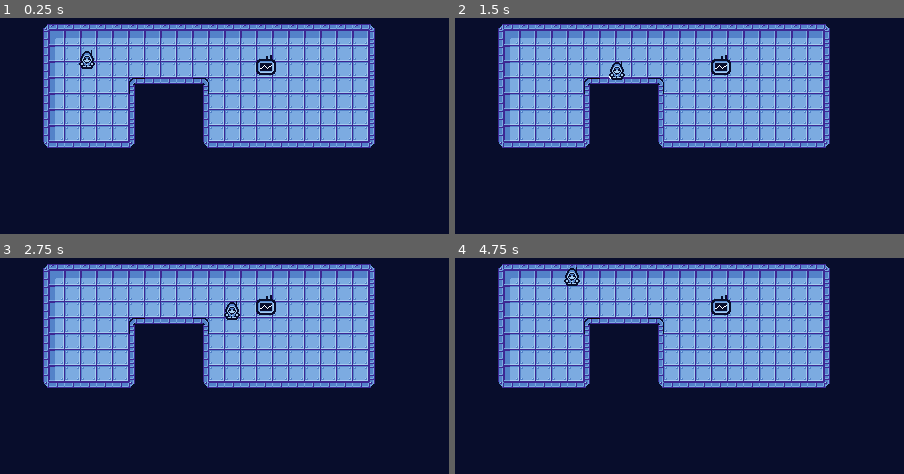
Above: before the commit, frames 1-4 (two rows, left to right).
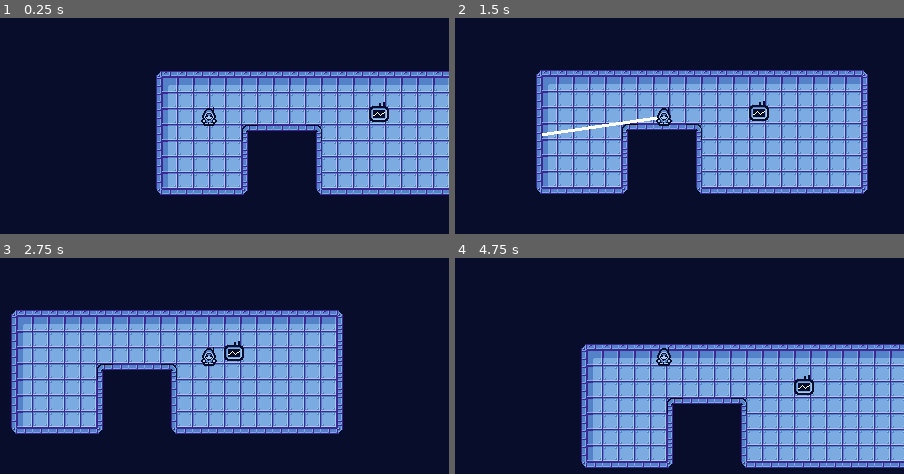
Above: after the commit, the same moments.

Repository: tygutowski/devlup-justpickone
Game: Godot game, scene res://Scenes/Game.tscn
The game is run twice, just before and just after one commit, with the same random seed, the same clock (stepped at 60 frames per second) and the same inputs.
Inputs (mouse positions are in pixels of both pictures, inside the frame that each line leads up to):
- Up to frame 1 (0.25 s): no input
- Up to frame 2 (1.5 s): tap Enter at 0.5 s; move the mouse to (769, 104) at 0.52 s; hold D (right) 0.53-1.28 s; click (769, 104) at 0.6 s; move the mouse to (567, 130) at 1.27 s; hold S (down) from 1.28 s (still down); click (567, 130) at 1.35 s
- Up to frame 3 (2.75 s): tap Space at 2 s; move the mouse to (255, 296) at 2.02 s; release S (down) at 2.03 s; hold D (right) from 2.03 s (still down); click (255, 296) at 2.1 s
- Up to frame 4 (4.75 s): move the mouse to (639, 411) at 2.77 s; release D (right) at 2.78 s; hold W (up) 2.78-3.53 s; click (639, 411) at 2.85 s; tap Enter at 3.5 s; move the mouse to (809, 398) at 3.52 s; hold A (left) from 3.53 s (still down); click (809, 398) at 3.6 s; move the mouse to (517, 316) at 4.27 s; click (517, 316) at 4.35 s

The runs differ from the first frame. In frame 1, 52% of the frame differs, in the area x 9-100%, y 2-82%; in frame 2, 51%; in frame 3, 47%; in frame 4, 63%, in the area x 9-100%, y 2-98%.

Commit message:
Added camera to player. Added shaking effect to camera. Just call $ShakeCamera2D.small_shake() (or get a reference to the player's ShakeCamera2D by any other mean) and call the small_shake() method.

Diff:
--- a/Scenes/Game.tscn
+++ b/Scenes/Game.tscn
@@ -112,8 +112,8 @@
 format = 2
 layer_0/tile_data = PackedInt32Array(131079, 65536, 0, 131080, 65536, 0, 131081, 65536, 0, 131082, 65536, 0, 131083, 65 …(3341 unchanged characters)…
 
-[node name="CharacterBody2d" parent="." instance=ExtResource("2_gfv0v")]
-position = Vector2(118, 78)
+[node name="Player" parent="." instance=ExtResource("2_gfv0v")]
+position = Vector2(127, 88)
 
 [node name="Area2d" parent="." instance=ExtResource("3_vwyqw")]
 position = Vector2(297, 85)
--- a/Scenes/Player.tscn
+++ b/Scenes/Player.tscn
@@ -1,7 +1,8 @@
-[gd_scene load_steps=25 format=3 uid="uid://dld6cm7dvh155"]
+[gd_scene load_steps=26 format=3 uid="uid://dld6cm7dvh155"]
 
 [ext_resource type="Script" path="res://Scripts/Player.gd" id="1_6icgm"]
 [ext_resource type="Texture2D" uid="uid://cys86rdms2uef" path="res://Sprites/character.png" id="1_dxjkm"]
+[ext_resource type="PackedScene" uid="uid://ch4sodhjvtqn7" path="res://Scenes/ShakeCamera2D.tscn" id="3_r2bnf"]
 
 [sub_resource type="RectangleShape2D" id="RectangleShape2D_n0rya"]
 size = Vector2(12, 14)
@@ -226,7 +227,7 @@
 nodes/walking_up/position = Vector2(-200, 220)
 node_connections = [&"output", 0, &"idle_or_walking", &"direction_idle", 0, &"idle_up", &"direction_idle", 1, &"idle_do …(331 unchanged characters)…
 
-[node name="CharacterBody2d" type="CharacterBody2D" groups=["player"]]
+[node name="Player" type="CharacterBody2D" groups=["player"]]
 z_index = 1
 script = ExtResource("1_6icgm")
 
@@ -251,3 +252,6 @@
 parameters/direction_idle/current = 1
 parameters/direction_walking/current = 1
 parameters/idle_or_walking/current = 0
+
+[node name="ShakeCamera2D" parent="." instance=ExtResource("3_r2bnf")]
+current = true
--- /dev/null
+++ b/Scenes/ShakeCamera2D.gd
@@ -0,0 +1,53 @@
+class_name ShakeCamera2D
+extends Camera2D
+
+const TRANS := Tween.TRANS_SINE
+const EASE := Tween.EASE_IN_OUT
+
+var is_shaking := false
+var amplitude := 0
+
+@onready var tween := create_tween()
+
+
+func small_shake() -> void:
+	_start(0.1, 15, 4)
+
+func medium_shake() -> void:
+	_start(0.1, 20, 5)
+
+func _start(duration := 0.2, frequency := 15, amplitude := 16):
+	if is_shaking:
+		_on_duration_timeout()
+
+	print("SHAKING CAMERA")
+	is_shaking = true
+
+	self.amplitude = amplitude
+
+	$Duration.wait_time = duration
+	$Frequency.wait_time = duration / float(frequency)
+	$Duration.start()
+	$Frequency.start()
+
+	_new_shake()
+
+func _new_shake():
+	print("NEW SHAKE")
+	var rand := Vector2(
+		randf_range(-amplitude, amplitude),
+		randf_range(-amplitude, amplitude)
+	)
+
+	print(offset)
+	create_tween().tween_property(self, "offset", rand, $Frequency.wait_time)
+	print(offset)
+
+func _reset():
+	print("RESET")
+	create_tween().tween_property(self, "offset", Vector2.ZERO, $Frequency.wait_time)
+
+
+func _on_duration_timeout():
+	_reset()
+	$Frequency.stop()
--- /dev/null
+++ b/Scenes/ShakeCamera2D.tscn
@@ -0,0 +1,14 @@
+[gd_scene load_steps=2 format=3 uid="uid://ch4sodhjvtqn7"]
+
+[ext_resource type="Script" path="res://Scenes/ShakeCamera2D.gd" id="1_wbjdt"]
+
+[node name="ShakeCamera2D" type="Camera2D"]
+script = ExtResource("1_wbjdt")
+
+[node name="Frequency" type="Timer" parent="."]
+
+[node name="Duration" type="Timer" parent="."]
+one_shot = true
+
+[connection signal="timeout" from="Frequency" to="." method="_new_shake"]
+[connection signal="timeout" from="Duration" to="." method="_on_duration_timeout"]
--- a/Scenes/ui/main_menu.tscn
+++ b/Scenes/ui/main_menu.tscn
@@ -15,7 +15,6 @@
 nextScene = ExtResource("2_645k7")
 
 [node name="Background" type="ColorRect" parent="."]
-layout_mode = 1
 anchors_preset = 15
 anchor_right = 1.0
 anchor_bottom = 1.0
@@ -24,7 +23,6 @@
 color = Color(0.243137, 0.607843, 0.517647, 1)
 
 [node name="Buttons" type="VBoxContainer" parent="."]
-layout_mode = 1
 anchors_preset = 8
 anchor_left = 0.5
 anchor_top = 0.5
@@ -38,20 +36,17 @@
 grow_vertical = 2
 
 [node name="Play" type="Button" parent="Buttons"]
-layout_mode = 2
 offset_right = 97.0
 offset_bottom = 31.0
 text = "PLAY"
 
 [node name="Quit" type="Button" parent="Buttons"]
-layout_mode = 2
 offset_top = 35.0
 offset_right = 97.0
 offset_bottom = 66.0
 text = "QUIT"
 
 [node name="Title" type="Label" parent="."]
-layout_mode = 1
 anchors_preset = 5
 anchor_left = 0.5
 anchor_right = 0.5
--- a/Scripts/Player.gd
+++ b/Scripts/Player.gd
@@ -6,7 +6,7 @@
 var walking_direction = Vector2.ZERO
 var facing_direction = Vector2.ZERO
 
-@onready var game = get_tree().get_nodes_in_group("game")[0]
+@onready var game = get_tree().get_first_node_in_group("game")
 
 func _ready():
 	set_animation("idle_or_walking", 0)
@@ -22,7 +22,7 @@
 	if walking_direction != Vector2.ZERO:
 		facing_direction = walking_direction
 
-	print(walking_direction)
+	#print(walking_direction)
 	### SCUFFED
 	if walking_direction == Vector2.ZERO:
 		set_animation("idle_or_walking", 0)
@@ -61,3 +61,7 @@
 
 func upgrade():
 	pass
+
+
+func _on_test_timer_timeout():
+	$ShakeCamera2D.small_shake()
--- a/project.godot
+++ b/project.godot
@@ -7,6 +7,16 @@
 ;   param=value ; assign values to parameters
 
 config_version=5
+
+_global_script_classes=[{
+"base": "Camera2D",
+"class": &"ShakeCamera2D",
+"language": &"GDScript",
+"path": "res://Scenes/ShakeCamera2D.gd"
+}]
+_global_script_class_icons={
+"ShakeCamera2D": ""
+}
 
 [application]
 
